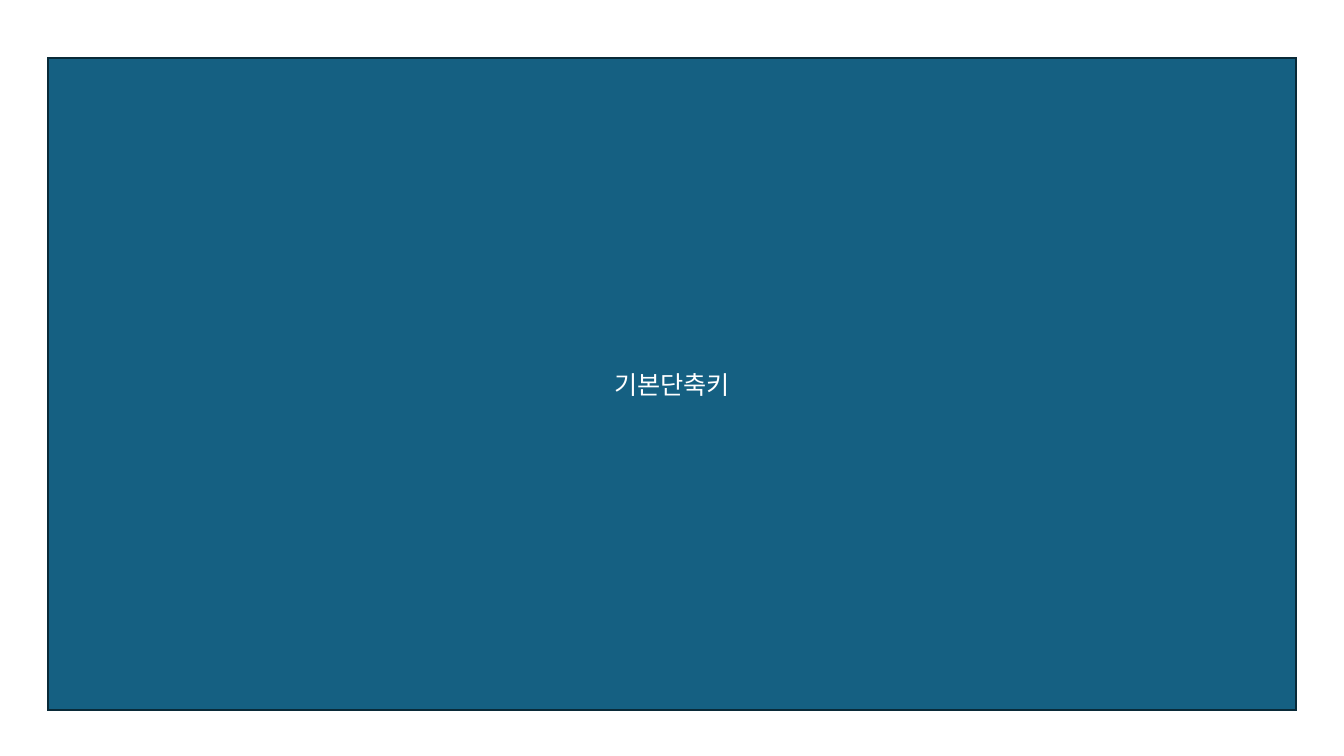
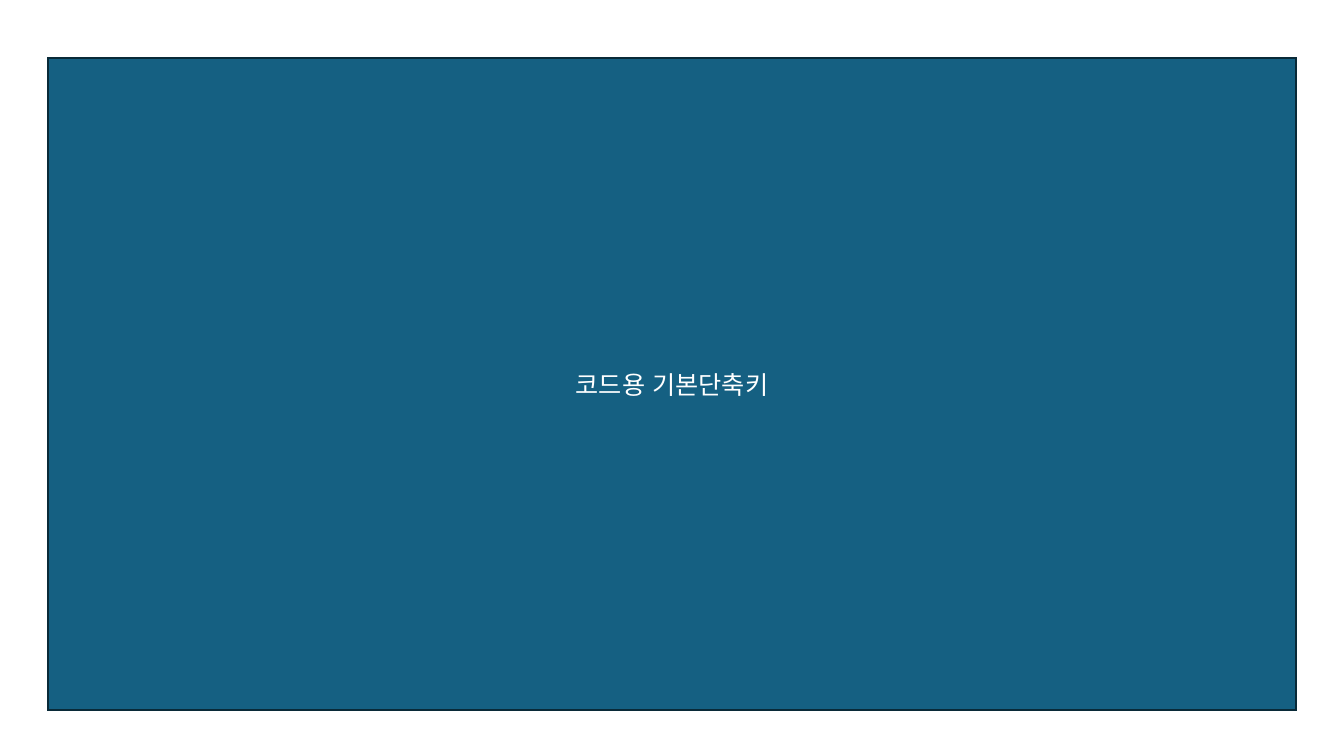
Before and after one commit to JaeSuGang/AssortRockAssignment, a slide deck: slide 1 of DOC/공통문서/비주얼스튜디오 단축키.pptx. Drawn at 1344x756 pixels with LibreOffice and Linux fonts; fonts in the diff are those of the drawing. Boxes give left, top, right and bottom in pixels: in the first picture for what was removed or moved away, otherwise in the second. Text is boxed around its words. In the diff, an @@ line names an element or a change of style, - is before the commit and + after.

```diff
--- a/DOC/공통문서/비주얼스튜디오 단축키.pptx
+++ b/DOC/공통문서/비주얼스튜디오 단축키.pptx
@@ text in rectangle at (576, 373, 768, 396): text changed @@
-기본단축키
+코드용 기본단축키
```
Also in this commit, not shown: 1 other slide changed, 20 other files.
